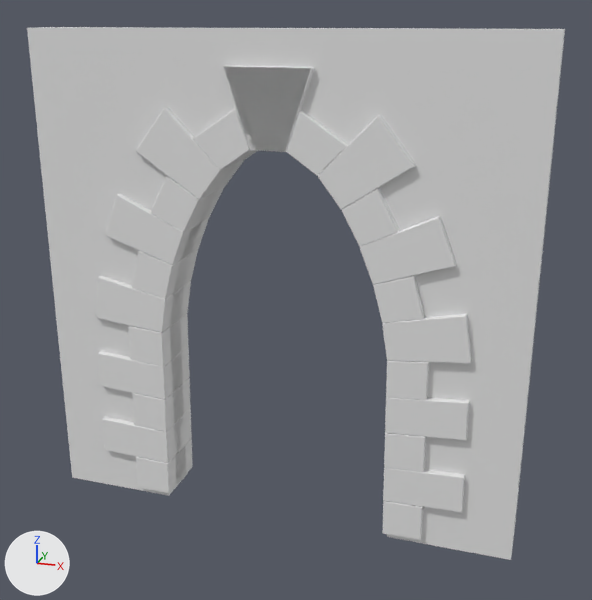
Renders of the Blender file GothicChurch.blend from each side of a commit.
Camera for both pictures: a 50 mm lens placed at (4.09, -5.77, 4.06), pointed at (2.14, 0.21, 1.91). Arrows for +X, +Y and +Z are at lower left; the lights stay in place.

The older version as bpy lines, for what is in view:
```python
me_cube = bpy.data.meshes.new('Cube')
me_cube.from_pydata(...)  # 42 vertices, 23 faces; spans x 0.0..4.0, y 0.0..0.4, z 0.0..4.0
me_cube.materials.append(mat_material)  # white #e7e7e7
me_cube_003 = bpy.data.meshes.new('Cube.003')
me_cube_003.from_pydata(...)  # 72 vertices, 76 faces; spans x 1.14..1.738, y -0.172..0.172, z 0.079..0.785
ob_archway_bricks = bpy.data.objects.new('Archway Bricks', me_cube_003)
ob_archway_bricks.parent = ob_doorway
ob_archway_bricks.location = (-1.123, -0.129, -0.103)
ob_archway_bricks.scale = (1.03, 1.03, 0.895)
_m = ob_archway_bricks.modifiers.new('Array', 'ARRAY')
_m.fit_type = 'FIT_LENGTH'
_m.fit_length = 3.1
_m.curve = ob_archway_curve_direction
_m.constant_offset_displace = (0.0, 0.0, 0.0)
_m = ob_archway_bricks.modifiers.new('Curve', 'CURVE')
_m.object = ob_archway_curve_direction
_m = ob_archway_bricks.modifiers.new('Mirror', 'MIRROR')
_m.use_axis = (True, True, False)
_m.mirror_object = ob_door_mirror
ob_doorway = bpy.data.objects.new('Doorway', me_cube)
ob_doorway.location = (0.0, 0.0, 0.0)
```
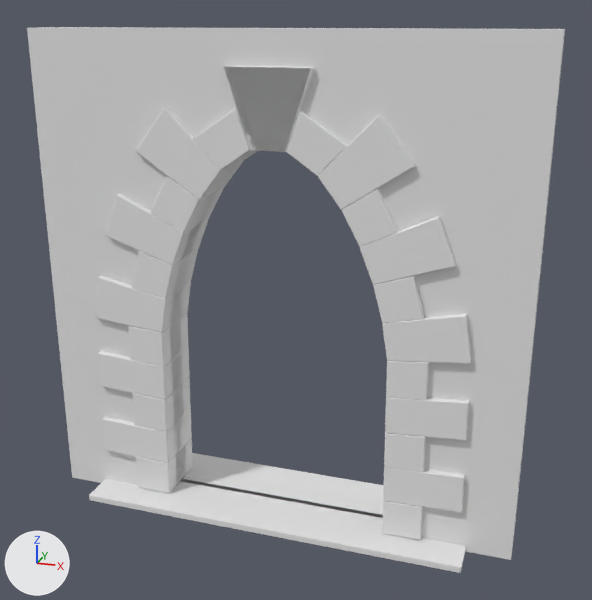
Commit message: The addition of a lower door brick looks a lot better

Boxes (x1, y1, x2, y2) around the edits, measured in the pictures (592 x 600 px):
'Archway Brick', added
    after: (89, 453, 466, 573)

What the commit changed:
Mesh me_cube_009 is new.
It has 36 vertices, 38 faces and spans x 0.95..2.54, y -0.15..0.35, z 0.7..0.79.
Object 'Archway Brick' (ob_archway_brick) is new; it shows me_cube_009.
Its parent is ob_doorway.
Its location is (-0.627, -0.129, -0.425).
Its scale is (1.03, 1.03, 0.604).
It gains a MIRROR modifier named 'Mirror'.
Modifier setting: use_axis = (True, True, False).
Modifier setting: use_clip = True.
Modifier setting: mirror_object = ob_door_mirror.
